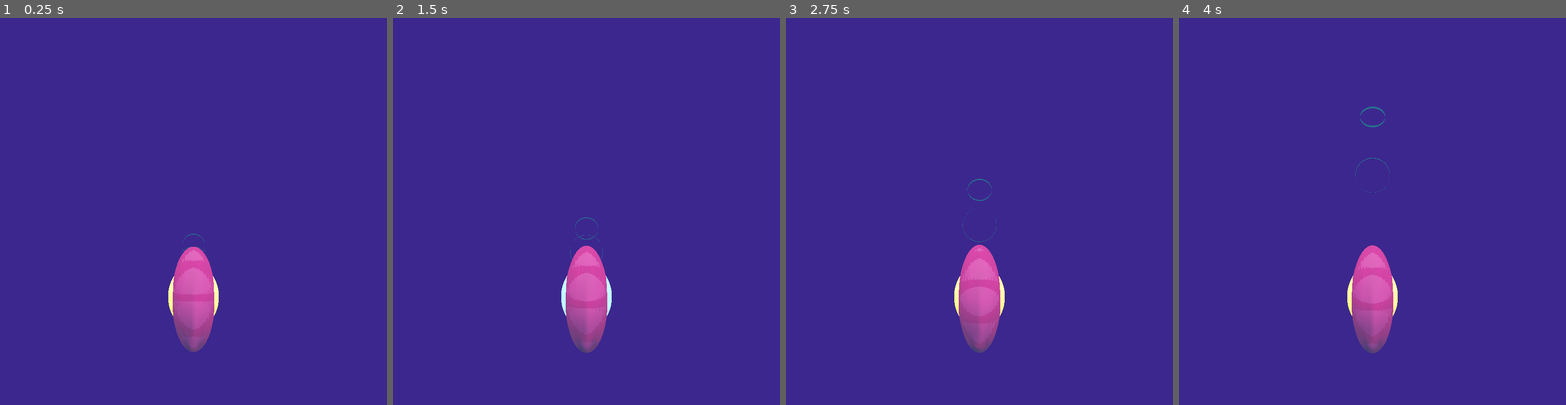
Above: before the commit, frames 1-4 (left to right).
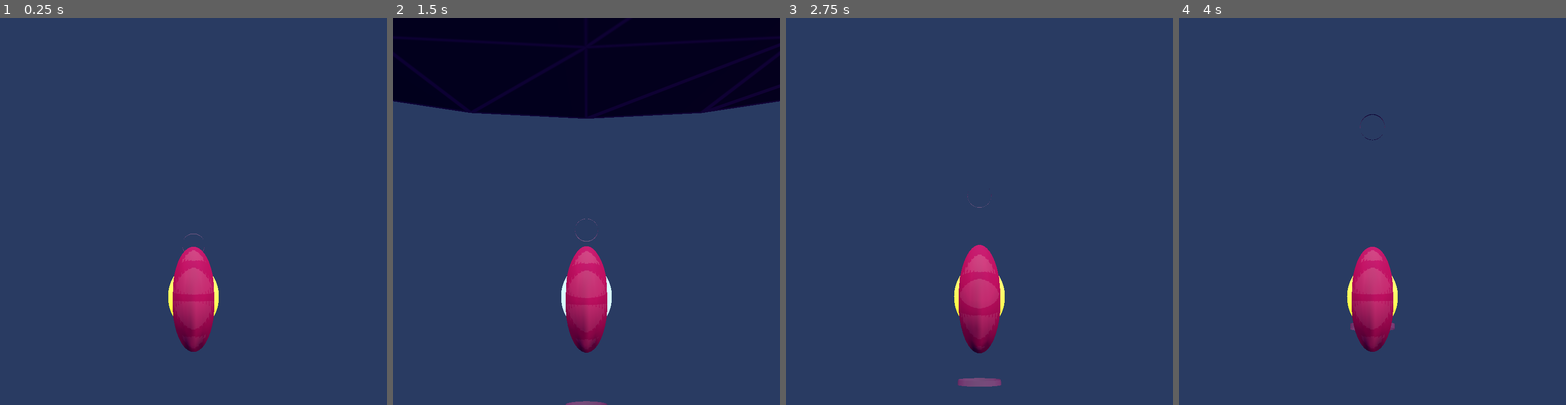
Above: after the commit, the same moments.

Repository: nergnezor/wheel
Game: Godot game, scene res://world.tscn
The game is run twice, just before and just after one commit, with the same random seed, the same clock (stepped at 60 frames per second) and the same inputs.
Inputs (mouse positions are in pixels of both pictures, inside the frame that each line leads up to):
- Up to frame 1 (0.25 s): no input
- Up to frame 2 (1.5 s): tap Enter at 0.5 s; move the mouse to (671, 192) at 0.52 s; hold Right (ui_right) 0.53-1.28 s; click (671, 192) at 0.67 s; move the mouse to (509, 230) at 1.27 s; hold Down (ui_down) from 1.28 s (still down); click (509, 230) at 1.42 s
- Up to frame 3 (2.75 s): move the mouse to (1018, 126) at 2.02 s; release Down (ui_down) at 2.03 s; hold Right (ui_right) from 2.03 s (still down); click (1018, 126) at 2.17 s
- Up to frame 4 (4 s): move the mouse to (1353, 288) at 2.77 s; release Right (ui_right) at 2.78 s; hold Up (ui_up) 2.78-3.53 s; click (1353, 288) at 2.92 s; move the mouse to (1488, 269) at 3.52 s; hold Left (ui_left) from 3.53 s (still down); click (1488, 269) at 3.67 s

The runs differ from the first frame. In frame 1, 100% of the frame differs, in the area x 0-100%, y 0-100%; in frame 2, 100%; in frame 3, 100%; in frame 4, 100%.

Commit message:
simplify

Diff:
--- a/player.gd
+++ b/player.gd
@@ -11,6 +11,7 @@
 var was_pressed = false
 var spin_direction = 1
 var material: StandardMaterial3D
+var rotate_progress = 1
 func _ready():
 	start_transform = transform
 	material = orb.get_active_material(0)
@@ -31,7 +32,18 @@
 	elif was_pressed:
 		material.emission = Color(1,0.8,0)
 		was_pressed = false
-
+		# Switch gravity
+		gravity *= -1
+#		set_gravity()
+		spin_direction *= -1
+		rotate_progress = 0
+		# Rotate around the y axis
+		# apply_torque(Vector3(0,1,0) * 10)
+		# rotation.y = PI
+	if (rotate_progress < 1):
+		# rotate_y(0.1*PI)
+		# rotate_z(0.1*PI)
+		rotate_progress += 0.1
 
 	var colliding = get_colliding_bodies()
 	if (colliding.size() > 0):
@@ -41,18 +53,16 @@
 	timer += delta
 	if (timer > TIMEOUT):
 		reset()
-#
-#func _on_body_entered(body):
-#	timer = 0
-#
-#
-#func _on_body_exited(body):
-#	timer = 0
 
 func reset():
 	print("Reset")
 	timer = 0
+	gravity = 9.8
+	set_gravity()
 	transform = start_transform
 	camera.transform.origin = start_transform.origin
 	linear_velocity = Vector3()
 	angular_velocity = Vector3()
+
+func set_gravity():
+	PhysicsServer3D.area_set_param(get_world_3d().get_space(), PhysicsServer3D.AREA_PARAM_GRAVITY, gravity)
--- a/world.tscn
+++ b/world.tscn
@@ -51,14 +51,14 @@
 
 [sub_resource type="Environment" id="Environment_a02rl"]
 background_mode = 1
-background_color = Color(0.235294, 0.152941, 0.556863, 1)
+background_color = Color(0.290196, 0.423529, 0.698039, 1)
+background_energy_multiplier = 0.55
 sky = SubResource("Sky_oxvgg")
 ambient_light_source = 3
 ambient_light_color = Color(1, 1, 1, 1)
 ambient_light_energy = 16.0
 reflected_light_source = 2
 tonemap_mode = 1
-fog_enabled = true
 fog_light_color = Color(0.101961, 0.317647, 0.435294, 1)
 fog_density = 0.1211
 
@@ -174,14 +174,14 @@
 curve = SubResource("Curve3D_vtbks")
 
 [node name="path" type="PathFollow3D" parent="track/track_1"]
-transform = Transform3D(-0.999999, -1.42451e-05, -0.00128514, 0, 0.99993, -0.0110838, 0.00128523, -0.0110838, -0.99993, 0, 0, 0)
+transform = Transform3D(-1, -8.42012e-06, -0.00020096, 0, 0.999115, -0.0418625, 0.000201138, -0.0418624, -0.999116, 0, 0, 0)
 
 [node name="track_2" type="Path3D" parent="track"]
 transform = Transform3D(1, 0, 0, 0, 1, 0, 0, 0, 1, 2.08165e-12, 4.56116, 48.0983)
 curve = SubResource("Curve3D_ruckd")
 
 [node name="path" type="PathFollow3D" parent="track/track_2"]
-transform = Transform3D(-1, 2.69422e-05, 1.12559e-05, 2.91926e-05, 0.914342, 0.404923, 6.17822e-07, 0.404923, -0.914342, 0.00476074, -18.6242, 60.5522)
+transform = Transform3D(-0.999998, 0.000449846, 0.00210843, 0.000204188, 0.993346, -0.115095, -0.00214621, -0.115094, -0.993344, 0.00476074, -18.6242, 60.5522)
 progress = 99.6852
 
 [node name="Path3D" type="Path3D" parent="track"]
@@ -189,7 +189,7 @@
 curve = SubResource("Curve3D_ryxsg")
 
 [node name="PathFollow3D" type="PathFollow3D" parent="track/Path3D"]
-transform = Transform3D(2, 0, 0, 0, 2, 0, 0, 0, 2, 0, 0, 0)
+transform = Transform3D(-2, 1.50909e-07, 8.8304e-08, -2.03288e-20, 1.01008, -1.72619, -1.74846e-07, -1.72619, -1.01008, -2.08165e-12, -68.8196, -33.2953)
 
 [connection signal="body_entered" from="player" to="player" method="_on_body_entered"]
 [connection signal="body_exited" from="player" to="player" method="_on_body_exited"]
Binary file changed: web/index.apple-touch-icon.png
Binary file changed: web/index.icon.png
Not shown: 1 places in world.tscn that only renumber resources
Not shown, changed: web/index.html
Not shown, changed: web/index.pck
